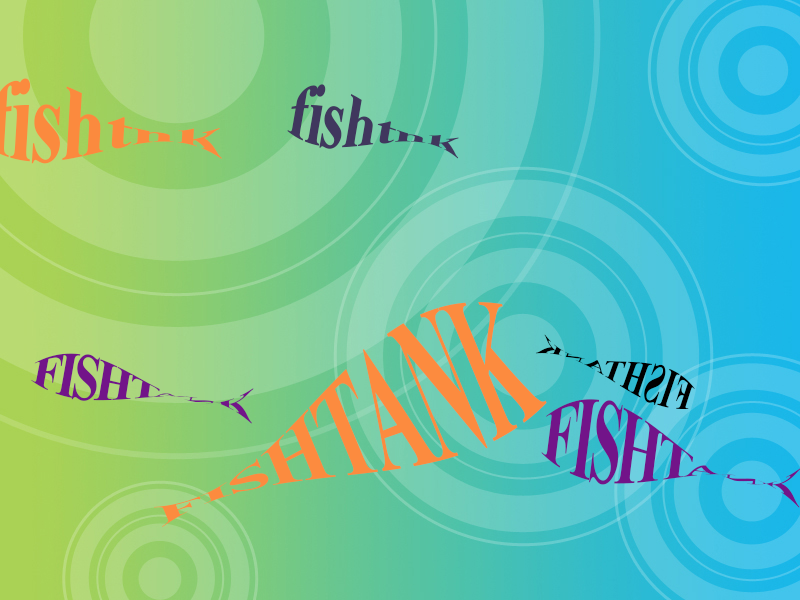
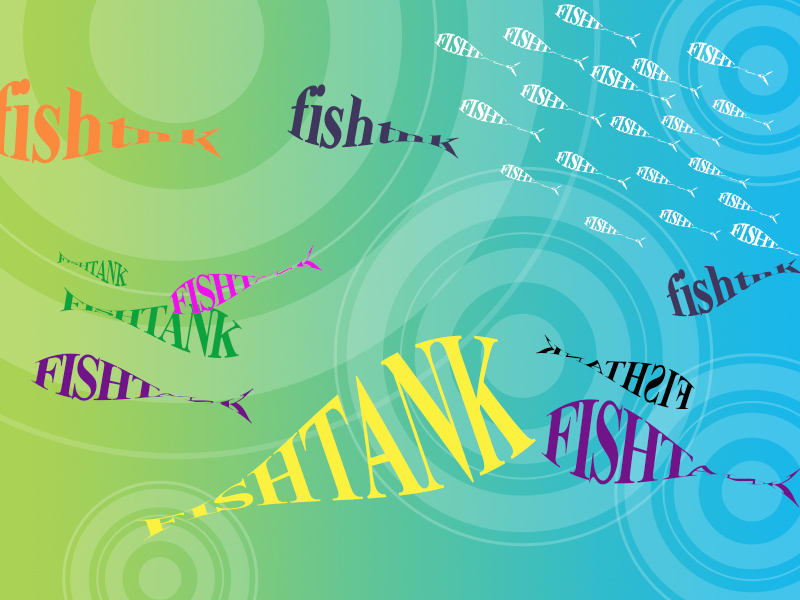
Before/after of a w=800, h=600 layered artwork. What changed in the layer stack:
painted on "FISHTANK" (1st of 4) over [137, 302, 547, 541]
added layer "FISHTANK copy 16" above "FISHTANK copy 15" over [502, 27, 589, 71]
added layer "FISHTANK copy 15" above "FISHTANK copy 14" over [554, 4, 641, 48]
added layer "FISHTANK copy 14" above "FISHTANK copy 13" over [631, 58, 703, 99]
added layer "FISHTANK copy 13" above "FISHTANK copy 17" over [686, 42, 773, 86]
added layer "FISHTANK copy 17" above "FISHTANK copy 20" over [711, 99, 774, 131]
added layer "FISHTANK copy 20" above "FISHTANK copy 19" over [687, 157, 750, 189]
added layer "FISHTANK copy 19" above "FISHTANK copy 23" over [717, 192, 780, 224]
added layer "FISHTANK copy 23" above "FISHTANK copy 22" over [499, 164, 562, 196]
added layer "FISHTANK copy 22" above "FISHTANK copy 21" over [583, 216, 646, 248]
added layer "FISHTANK copy 21" above "FISHTANK copy 18" over [635, 166, 698, 198]
added layer "FISHTANK copy 18" above "FISHTANK copy 12" over [658, 209, 721, 241]
added layer "FISHTANK copy 12" above "FISHTANK copy 11" over [660, 115, 723, 147]
added layer "FISHTANK copy 11" above "FISHTANK copy 10" over [458, 99, 545, 143]
added layer "FISHTANK copy 10" above "FISHTANK copy 9" over [589, 65, 676, 109]
added layer "FISHTANK copy 9" above "FISHTANK copy 8" over [519, 84, 606, 128]
added layer "FISHTANK copy 8" above "FISHTANK copy 7" over [609, 116, 681, 153]
added layer "FISHTANK copy 7" above "FISHTANK copy 6" over [555, 151, 631, 190]
added layer "FISHTANK copy 6" above "FISHTANK copy 4" over [729, 223, 800, 256]
added layer "FISHTANK copy 4" above "FISHTANK copy 3" over [434, 33, 521, 77]
added layer "FISHTANK copy 3" above "fishtnk" over [169, 244, 323, 315]
added layer "fishtnk copy" above "fishtnk" over [666, 258, 800, 317]
added layer "FISHTANK" (2nd of 4) above "FISHTANK" over [57, 251, 128, 287]
added layer "FISHTANK" (3rd of 4) above "FISHTANK copy" over [60, 286, 242, 358]
